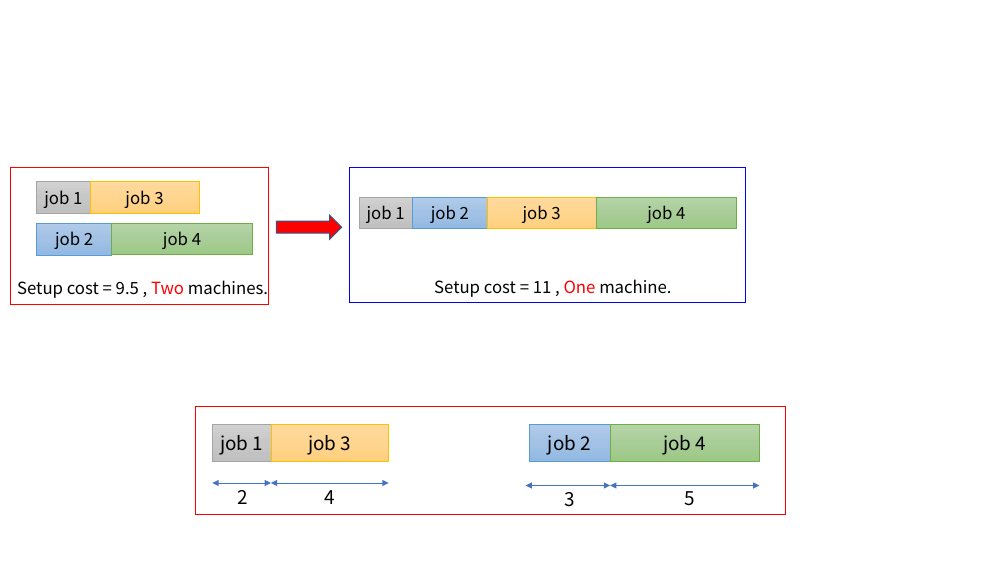
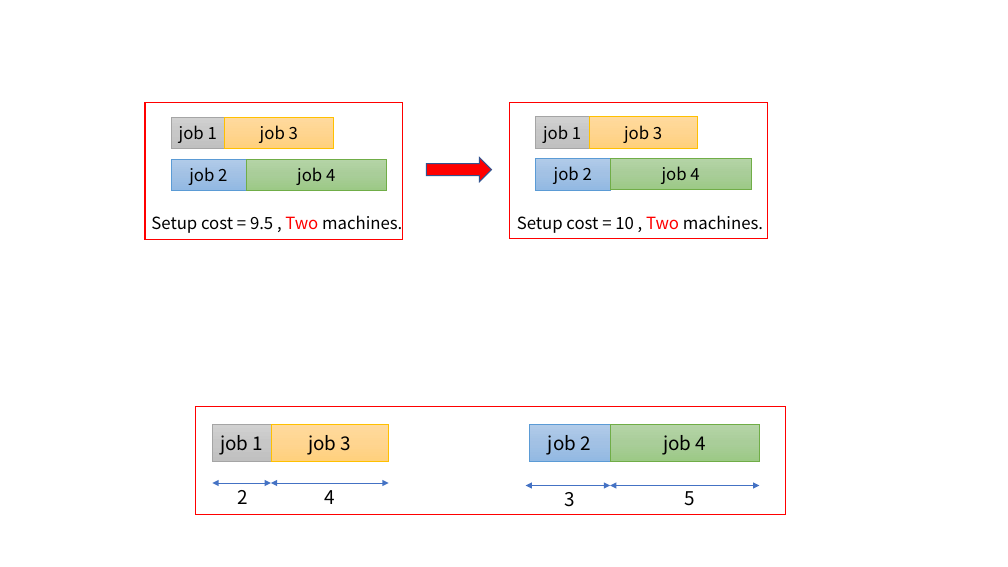
Before and after one commit to Dis-count/Beamer_PPT, a slide deck: slide 1 of Scheduling_game/Figures/graph.pptx. Drawn at 1008x567 pixels with LibreOffice and Linux fonts; fonts in the diff are those of the drawing. Boxes give left, top, right and bottom in pixels: in the first picture for what was removed or moved away, otherwise in the second. Text is boxed around its words. In the diff, an @@ line names an element or a change of style, - is before the commit and + after.

```diff
--- a/Scheduling_game/Figures/graph.pptx
+++ b/Scheduling_game/Figures/graph.pptx
@@ 5 rectangles, 1 text: place and size @@
-5 rectangles, 1 text at [11,167,268,304]
+5 rectangles, 1 text at [145,103,403,240]
@@ rectangle added at [510,102,768,239], fill #FFFFFF, outline #FF0000 1 pt @@
@@ rectangle "job 1": place and size @@
-rectangle "job 1" at [359,197,413,229]
+rectangle "job 1" at [535,116,589,148]
@@ rectangle "job 3": place and size @@
-rectangle "job 3" at [488,197,597,229]
+rectangle "job 3" at [589,116,698,148]
@@ rectangle removed at [349,167,746,302] @@
@@ right arrow: place and size @@
-right arrow at [277,216,342,240]
+right arrow at [426,158,492,182]
@@ rectangle "job 2": place and size @@
-rectangle "job 2" at [413,197,488,229]
+rectangle "job 2" at [535,158,610,190]
@@ rectangle "job 4": place and size @@
-rectangle "job 4" at [596,197,737,229]
+rectangle "job 4" at [610,158,751,190]
@@ text added at [517,215,763,233], 16 pt, text #000000 @@
+Setup cost = 10 , Two machines.
@@ text removed at [434,279,671,297] @@
-Setup cost = 11 , One machine.
```
Also in this commit, not shown: 2 slides added, 6 other files.
